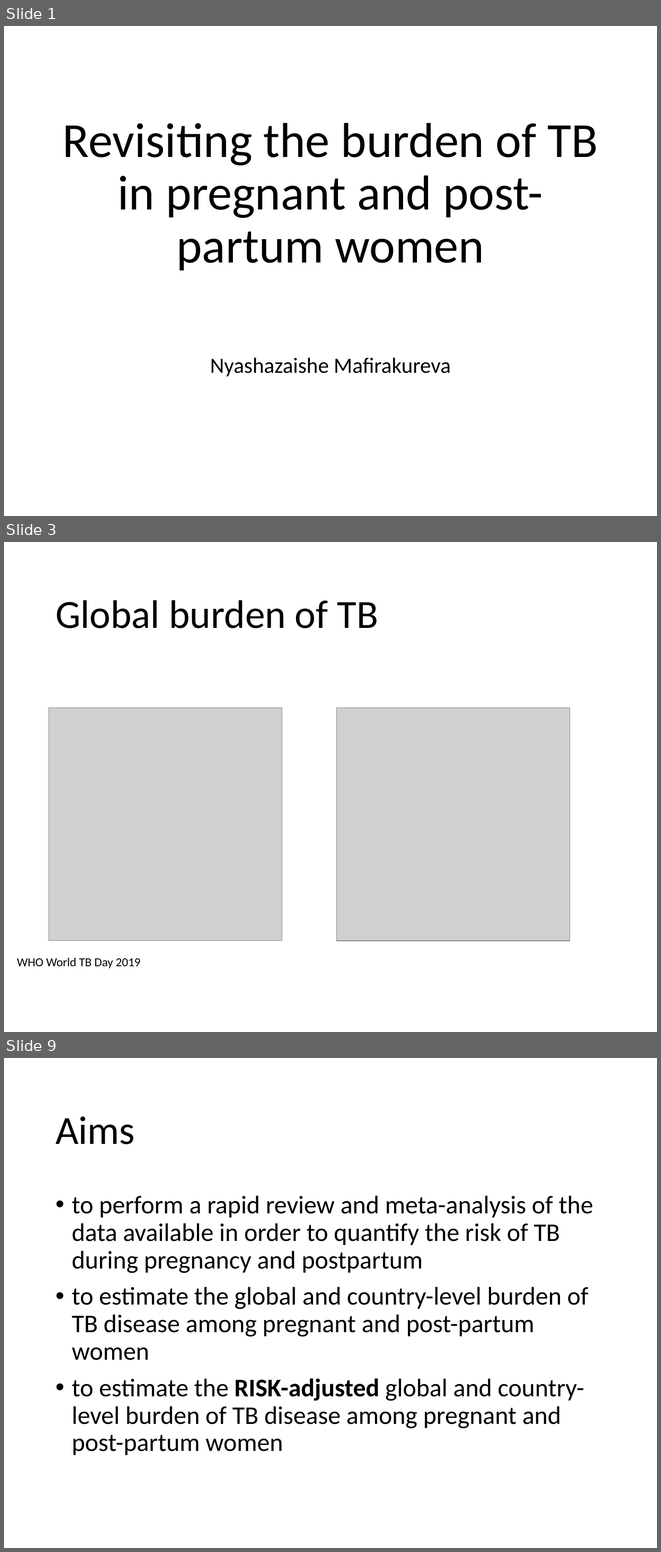
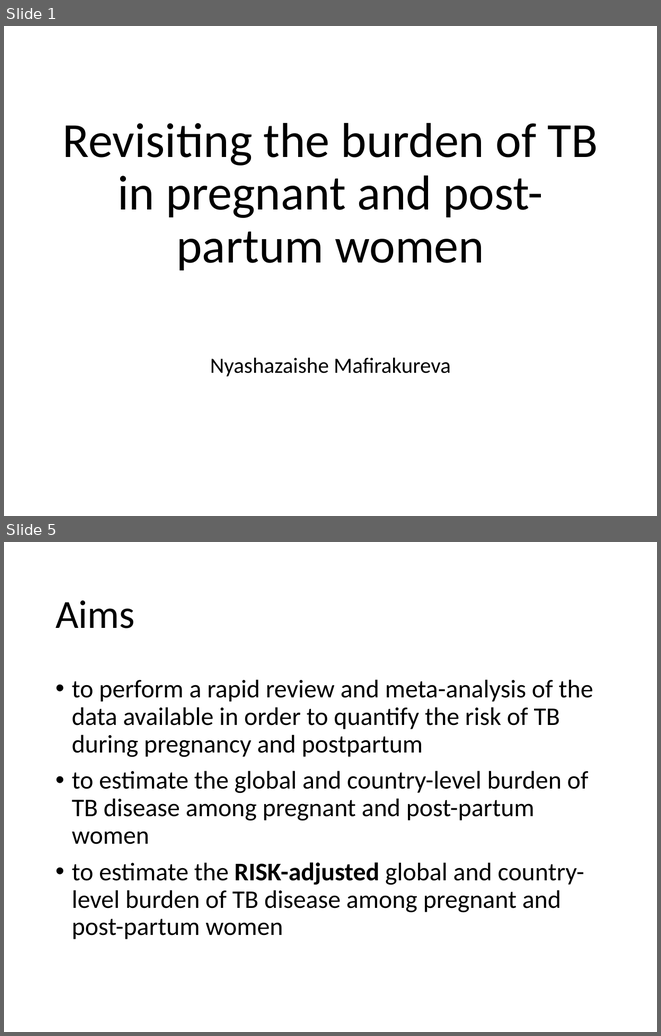
Before and after one commit to petedodd/pregtb, a slide deck: outdata/Revisiting the burden of TB in pregnant and post-partum women2.pptx. Shown one above the other, each under a label of ours: slides 1, 3 and 9 before the commit, slides 1 and 5 after it; the slides between them are not shown. The pictures are 661x1552 and 661x1036 pixels, drawn with LibreOffice and Linux fonts; fonts in the diff are those of the drawing; grey boxes stand for pictures. Boxes give left, top, right and bottom in pixels: in the first picture for what was removed or moved away, otherwise in the second. Text is boxed around its words. In the diff, an @@ line names an element or a change of style, - is before the commit and + after.

```diff
--- a/outdata/Revisiting the burden of TB in pregnant and post-partum women2.pptx
+++ b/outdata/Revisiting the burden of TB in pregnant and post-partum women2.pptx
@@ slide 3 removed at <box>4,542,657,1032</box>, background #FFFFFF @@
@@ title removed at <box>55,600,379,628</box> @@
-Global burden of TB
@@ picture removed at <box>49,707,282,941</box> @@
@@ picture removed at <box>337,707,570,941</box> @@
@@ text removed at <box>17,958,141,968</box> @@
-WHO World TB Day 2019
@@ what was slide 9 is now slide 5 @@
```
Also in this commit, not shown: 4 slides changed, 7 slides added, 5 other slides removed, 33 other files.
